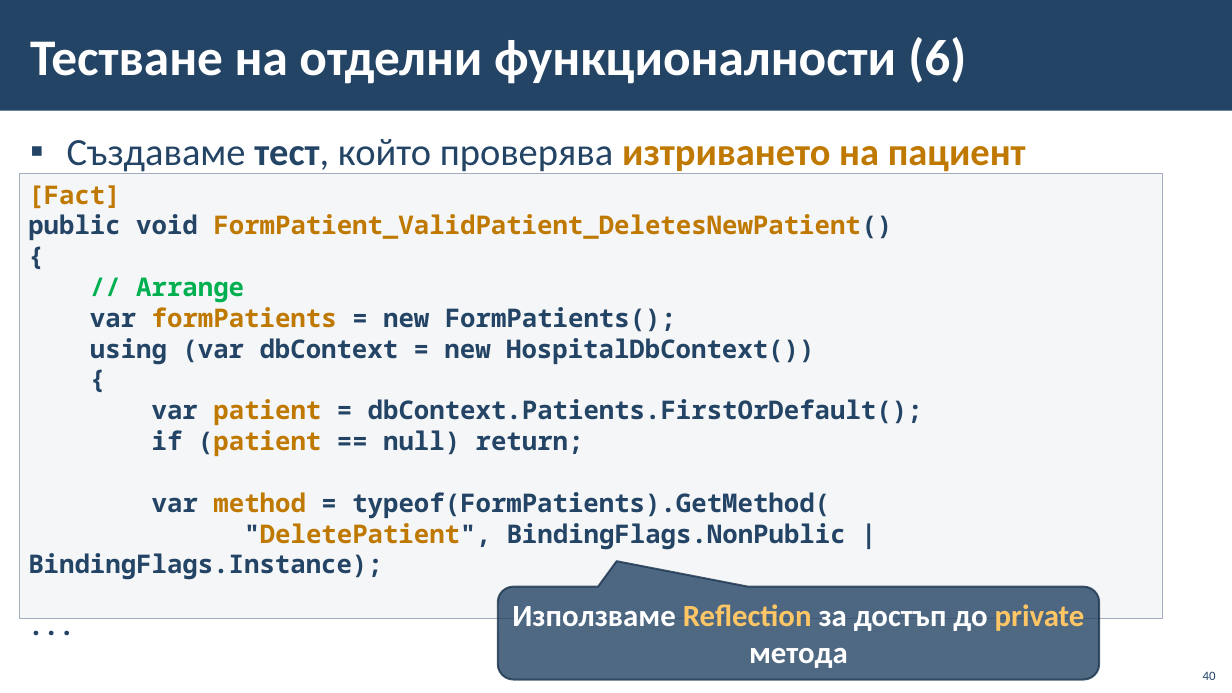
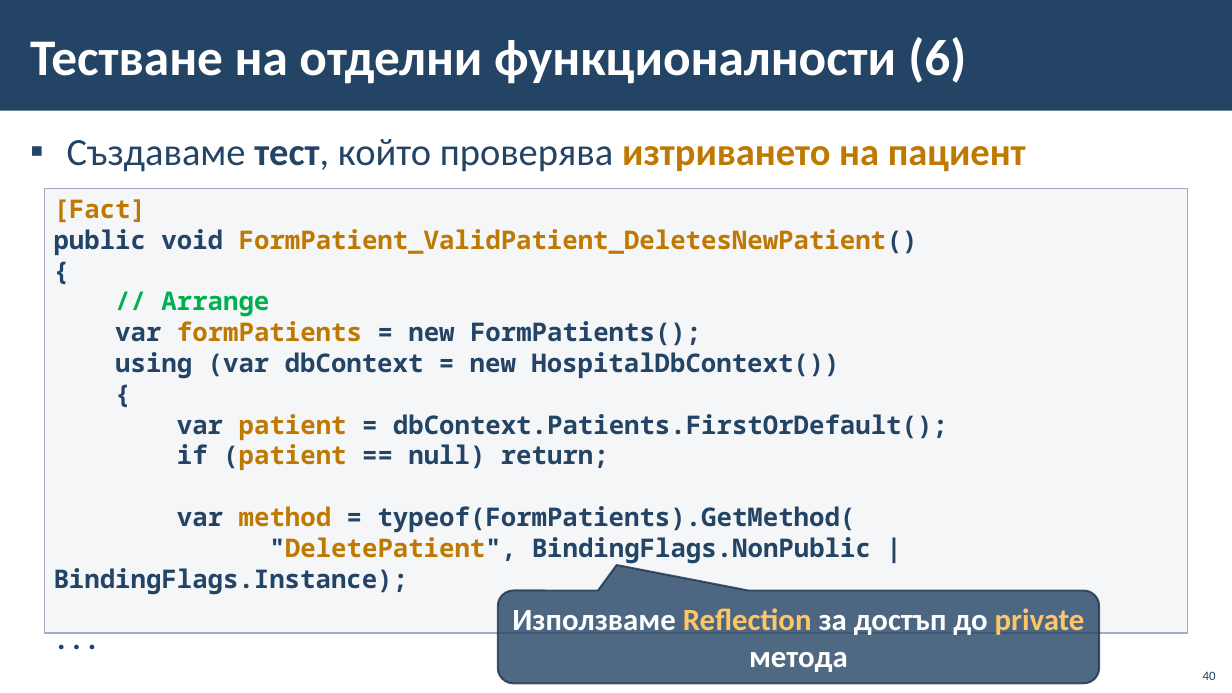
Before and after one commit to BG-IT-Edu/School-Programming, a slide deck: slide 40 of Courses/Software-Sciences/Module-4-Information-Systems-New/13-Information-System-Testing/13-Information-System-Testing.pptx. Drawn at 1232x693 pixels with LibreOffice and Linux fonts; fonts in the diff are those of the drawing; background and template pictures are left out. Boxes give left, top, right and bottom in pixels: in the first picture for what was removed or moved away, otherwise in the second. Text is boxed around its words. In the diff, an @@ line names an element or a change of style, - is before the commit and + after.

```diff
--- a/Courses/Software-Sciences/Module-4-Information-Systems-New/13-Information-System-Testing/13-Information-System-Testing.pptx
+++ b/Courses/Software-Sciences/Module-4-Information-Systems-New/13-Information-System-Testing/13-Information-System-Testing.pptx
@@ rectangle "[Fact]": place and size @@
-rectangle "[Fact]" at bbox=[19, 174, 1163, 618]
+rectangle "[Fact]" at bbox=[44, 189, 1188, 633]
@@ rounded speech box "Използваме Reflection за достъп до ...": place and size @@
-rounded speech box "Използваме Reflection за достъп до ..." at bbox=[498, 587, 1100, 680]
+rounded speech box "Използваме Reflection за достъп до ..." at bbox=[498, 591, 1100, 684]
```
Also in this commit, not shown: 8 other slides changed.
